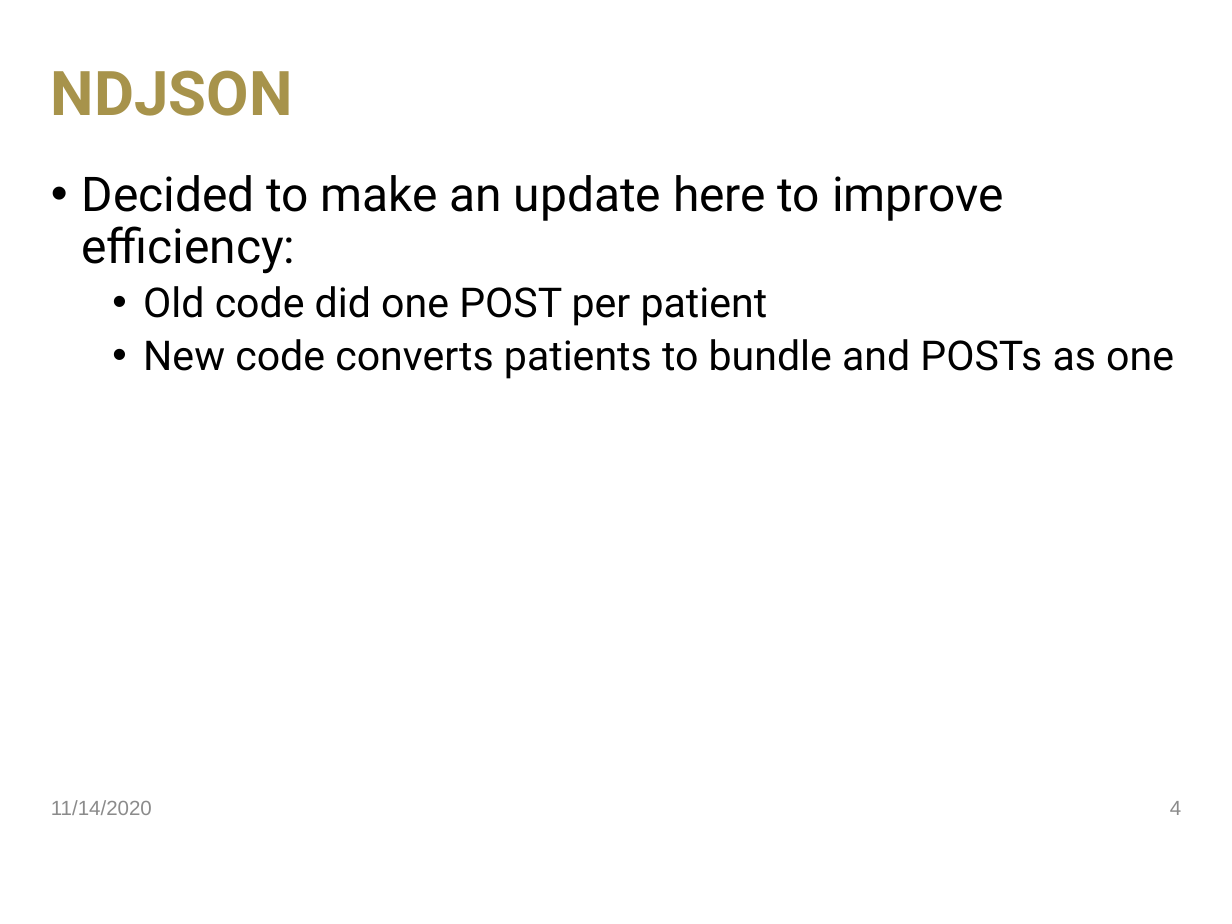
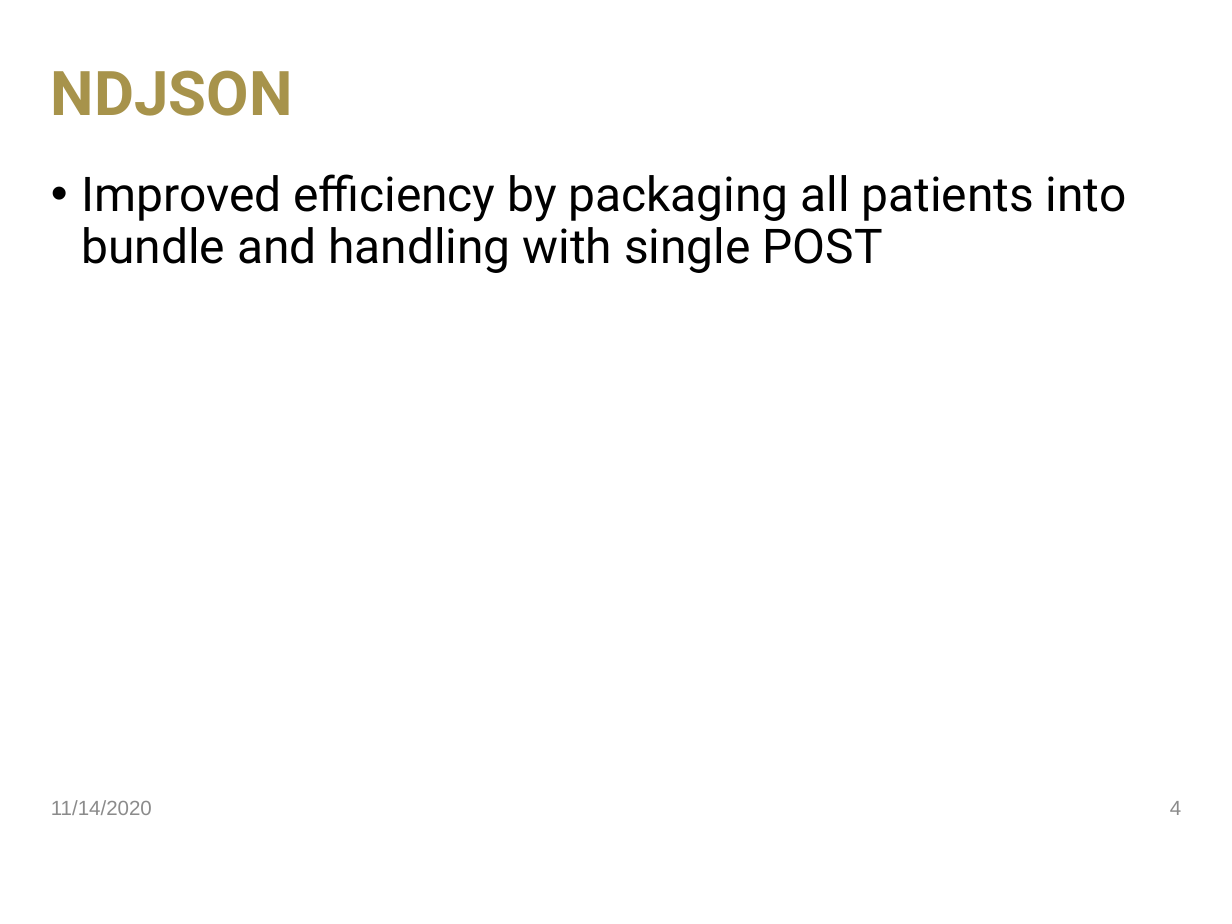
Before and after one commit to jdavis470/National-Firefighter-Registry, a slide deck: slide 4 of collateral/Team 55 Sprint 6.pptx. Drawn at 1232x924 pixels with LibreOffice and Linux fonts; fonts in the diff are those of the drawing; background and template pictures are left out. Boxes give left, top, right and bottom in pixels: in the first picture for what was removed or moved away, otherwise in the second. Text is boxed around its words. In the diff, an @@ line names an element or a change of style, - is before the commit and + after.

```diff
--- a/collateral/Team 55 Sprint 6.pptx
+++ b/collateral/Team 55 Sprint 6.pptx
@@ text at (82, 174, 1127, 273): text changed; size 24 to 28 pt @@
-• Decided to make an update here to improve efficiency:
-  • Old code did one POST per patient
-  • New code converts patients to bundle and POSTs as one
+• Improved efficiency by packaging all patients into bundle and handling with single POST
```
Also in this commit, not shown: 4 other slides changed, 1 slide added.
